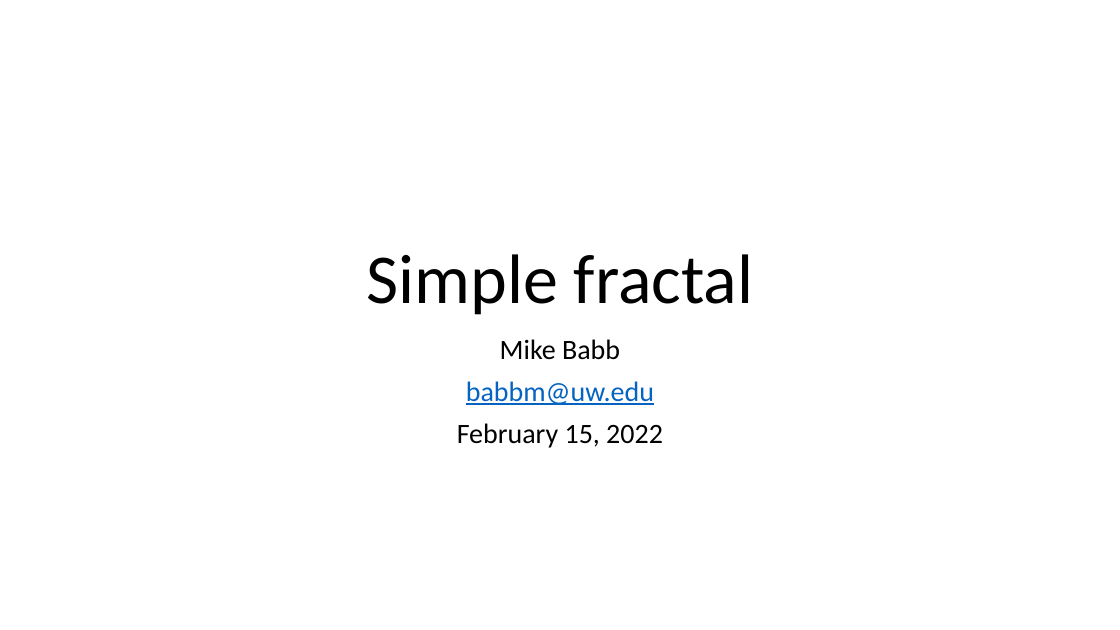
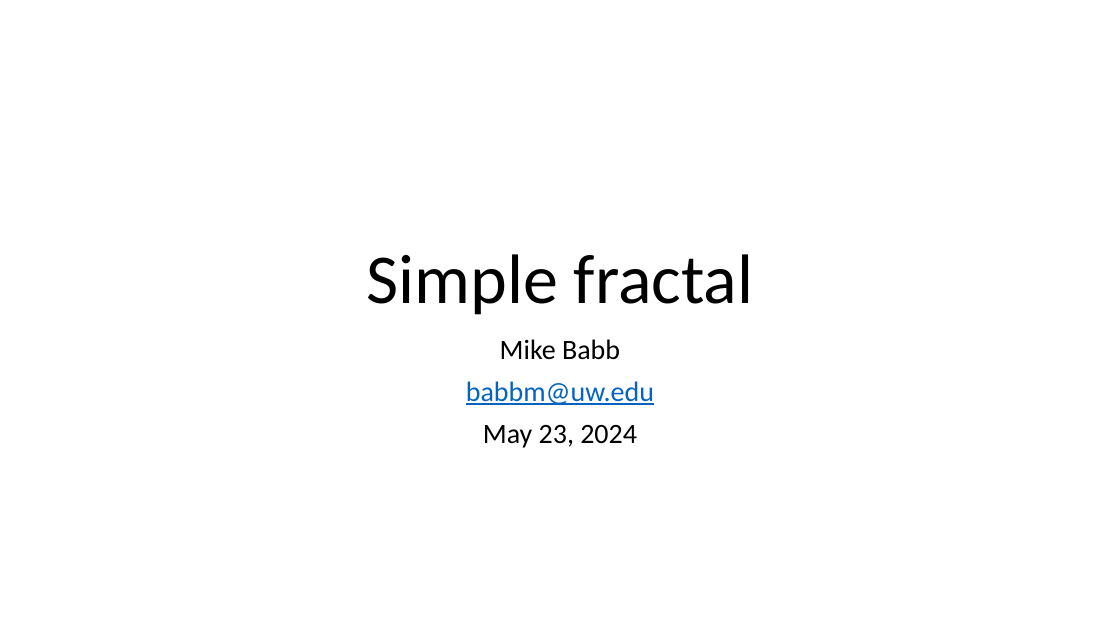
Before and after one commit to mike-babb/simple_fractal, a slide deck: slide 1 of Simple fractal.pptx. Drawn at 1120x630 pixels with LibreOffice and Linux fonts; fonts in the diff are those of the drawing. Boxes give left, top, right and bottom in pixels: in the first picture for what was removed or moved away, otherwise in the second. Text is boxed around its words. In the diff, an @@ line names an element or a change of style, - is before the commit and + after.

```diff
--- a/Simple fractal.pptx
+++ b/Simple fractal.pptx
@@ subtitle at bbox=[483, 425, 637, 448]: text changed @@
-February 15, 2022
+May 23, 2024
```
Also in this commit, not shown: 2 other files.
